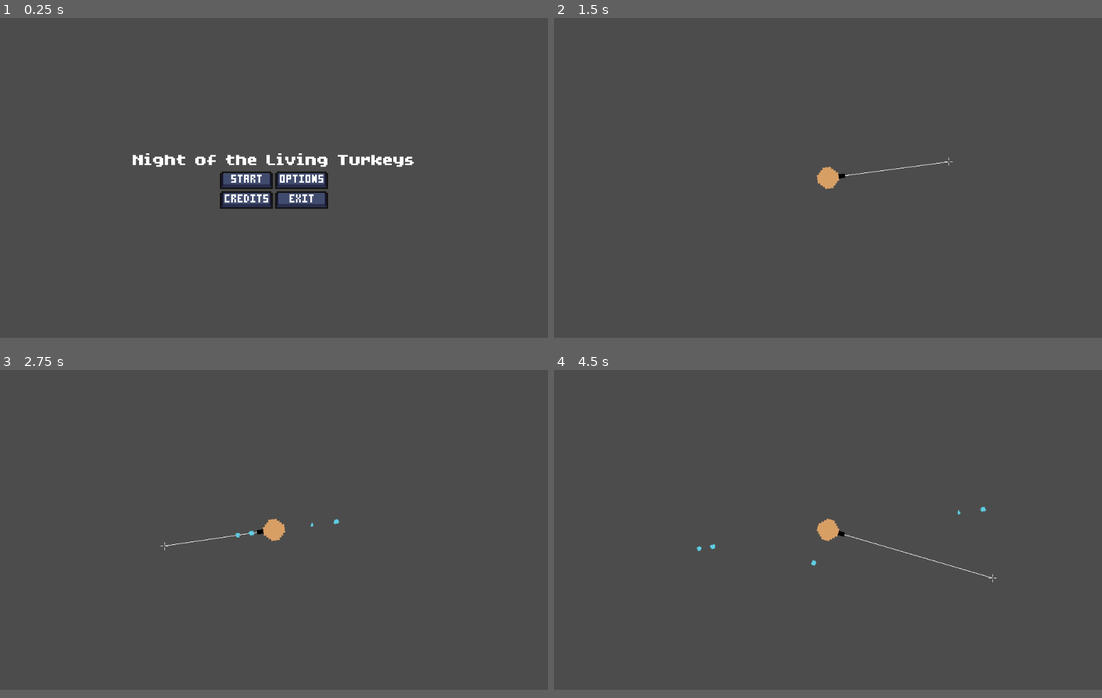
Above: before the commit, frames 1-4 (two rows, left to right).
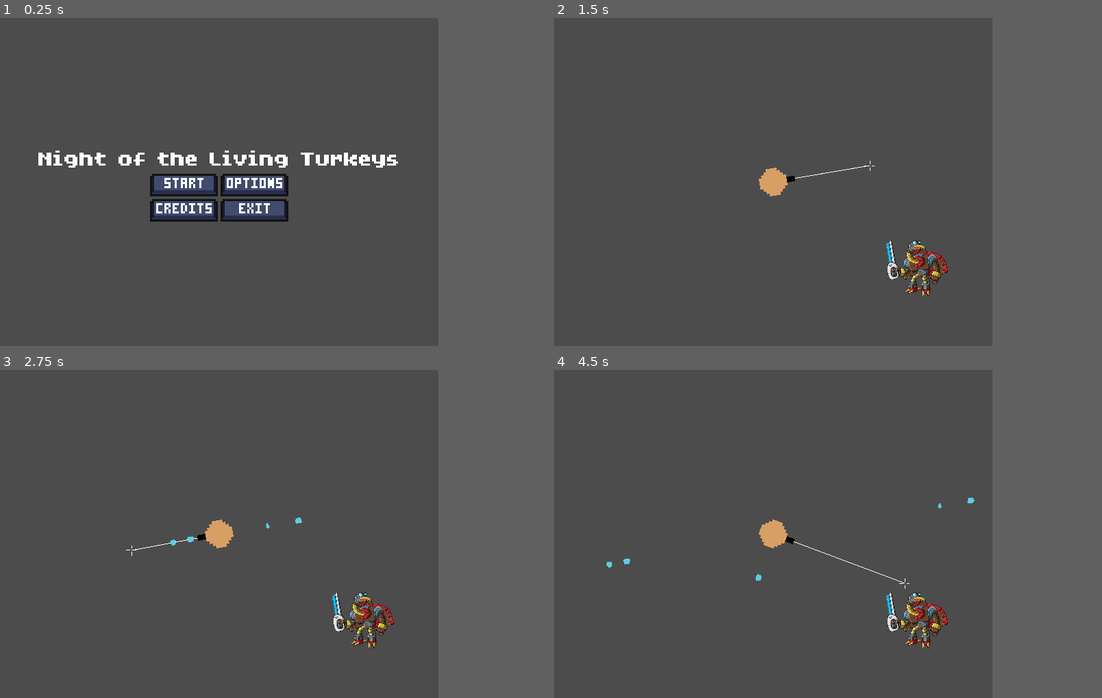
Above: after the commit, the same moments.

Repository: EagleJammers/Night-of-the-Living-Turkeys
Game: Godot game, scene res://scenes/title_screen.tscn
Two runs of this game, one before a commit and one after it. Both use one fixed random seed, a clock stepped at 60 frames per second and the inputs below.
Inputs (mouse positions are in pixels of both pictures, inside the frame that each line leads up to; where the layout moved, square brackets give the same spot in the first picture):
- Up to frame 1 (0.25 s): no input
- Up to frame 2 (1.5 s): click (784, 182) [800, 178] at 0.5 s; tap Enter at 1.25 s; move the mouse to (948, 162) at 1.27 s
- Up to frame 3 (2.75 s): tap Space (ui_select) at 1.52, 2, 2.27 s; move the mouse to (164, 547) at 2.02 s
- Up to frame 4 (4.5 s): move the mouse to (882, 458) at 2.77 s; move the mouse to (800, 593) at 3.52 s; tap Space (ui_select) at 3.77 s; move the mouse to (992, 576) at 4.27 s
In our replay, the window is 800x468 before the commit and 640x480 after it. These sizes can differ from the game's own. Grey fills any space a smaller window leaves; there, only what the larger window draws over its background counts as a difference.

The runs differ from the first frame. In frame 1, 5.5% of the frame differs, in the area x 7-76%, y 40-63%; in frame 2, 1.6%; in frame 3, 1.6%; in frame 4, 1.8%.

Commit message:
Add Enemy EvilTurkey sprite
- Hard-coded spawn location in viewport.
- Does nothing and has no collision logic with player.

Diff:
--- a/project.godot
+++ b/project.godot
@@ -16,6 +16,8 @@
 
 [display]
 
+window/size/width=640
+window/size/height=480
 window/dpi/allow_hidpi=true
 window/stretch/mode="viewport"
 window/stretch/aspect="expand"
--- a/scenes/game_window.tscn
+++ b/scenes/game_window.tscn
@@ -1,5 +1,6 @@
-[gd_scene load_steps=4 format=2]
+[gd_scene load_steps=5 format=2]
 
+[ext_resource path="res://assets/evil_turkey.png" type="Texture" id=1]
 [ext_resource path="res://assets/player.png" type="Texture" id=2]
 [ext_resource path="res://assets/crosshair.png" type="Texture" id=3]
 [ext_resource path="res://scripts/Player.gd" type="Script" id=4]
@@ -26,4 +27,11 @@
 [node name="Crosshair" type="Sprite" parent="Player"]
 texture = ExtResource( 3 )
 
+[node name="Enemy" type="KinematicBody2D" parent="."]
+
+[node name="EvilTurkey" type="Sprite" parent="Enemy"]
+position = Vector2( 209.071, 126.625 )
+scale = Vector2( 0.184924, 0.184924 )
+texture = ExtResource( 1 )
+
 [connection signal="item_rect_changed" from="Player/Camera2D" to="." method="_on_Camera2D_item_rect_changed"]
Binary file added: assets/evil_turkey.png
Not shown, added: assets/evil_turkey.png.import
